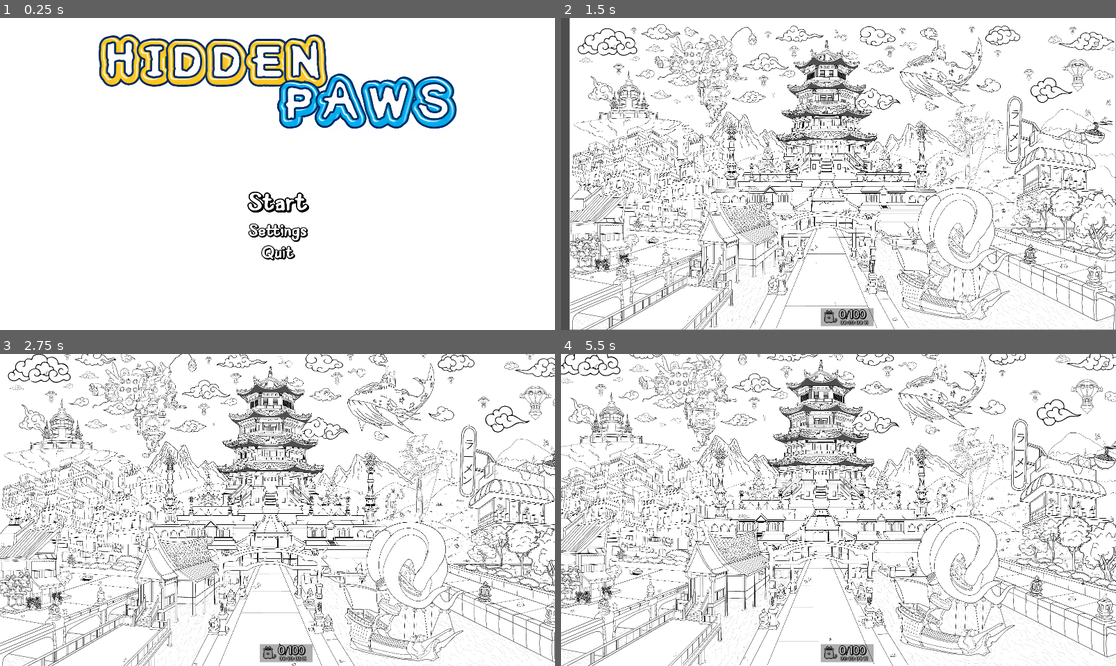
Above: before the commit, frames 1-4 (two rows, left to right).
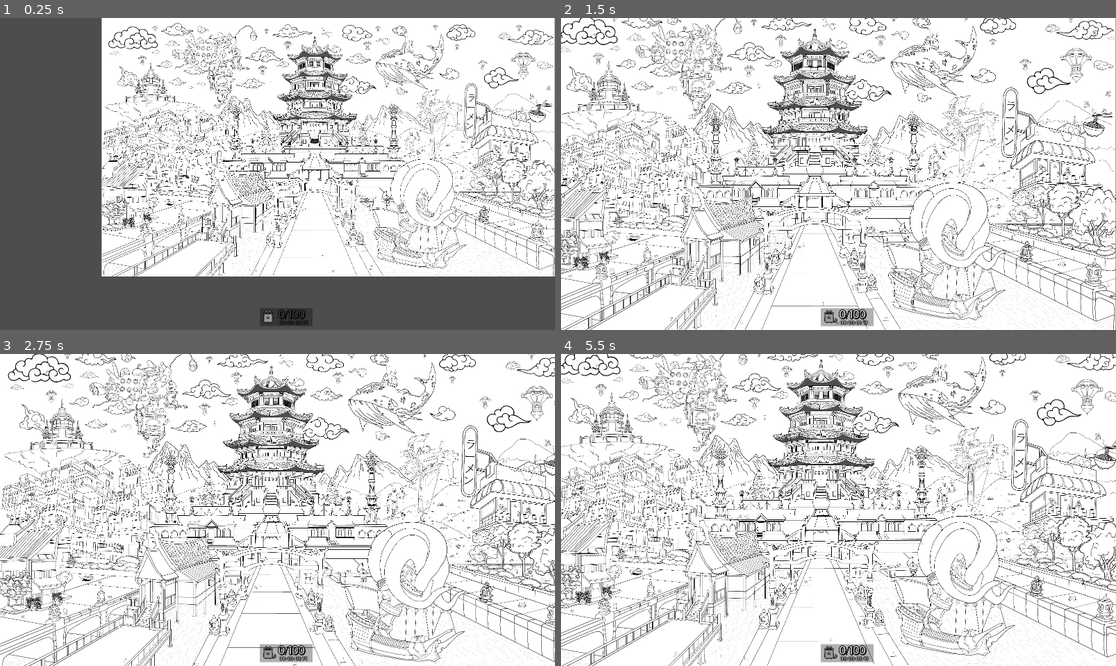
Above: after the commit, the same moments.

Repository: Wpan0n/_HiddenPaws_
Game: Godot game, scene res://scences/MainGame.tscn
Two runs of this game, one before a commit and one after it. Both use one fixed random seed, a clock stepped at 60 frames per second and the inputs below. Before the commit the project starts from res://scences/main_menu.tscn.
Inputs (mouse positions are in pixels of both pictures, inside the frame that each line leads up to):
- Up to frame 1 (0.25 s): no input
- Up to frame 2 (1.5 s): click (838, 205) at 0.5 s, where only the run before the commit has a clickable "Start"; move the mouse to (960, 158) at 1.27 s; click (960, 158) at 1.42 s
- Up to frame 3 (2.75 s): drag from (166, 525) to (249, 572) at 2.02 s
- Up to frame 4 (5.5 s): move the mouse to (894, 441) at 2.77 s; click (894, 441) at 2.92 s; drag from (810, 572) to (672, 463) at 3.52 s; move the mouse to (1005, 556) at 4.27 s; click (1005, 556) at 4.42 s; drag from (672, 463) to (755, 432) at 5.02 s

The runs differ from the first frame. In frame 1, 51% of the frame differs, in the area x 0-100%, y 0-100%; in frame 2, 33%; in frame 3, 25%; in frame 4, 13%.

Commit message:
86'd useless shader and temp chged strt prjt scne

Diff:
--- a/project.godot
+++ b/project.godot
@@ -11,7 +11,7 @@
 [application]
 
 config/name="_Hidden Paws_"
-run/main_scene="res://Scences/main_menu.tscn"
+run/main_scene="res://Scences/MainGame.tscn"
 config/features=PackedStringArray("4.2", "Forward Plus")
 config/icon="res://icon.svg"
 
--- a/scences/Fireworks.gdshader
+++ /dev/null
@@ -1,14 +0,0 @@
-shader_type canvas_item;
-
-void vertex() {
-	// Called for every vertex the material is visible on.
-}
-
-void fragment() {
-	// Called for every pixel the material is visible on.
-}
-
-//void light() {
-	// Called for every pixel for every light affecting the CanvasItem.
-	// Uncomment to replace the default light processing function with this one.
-//}
